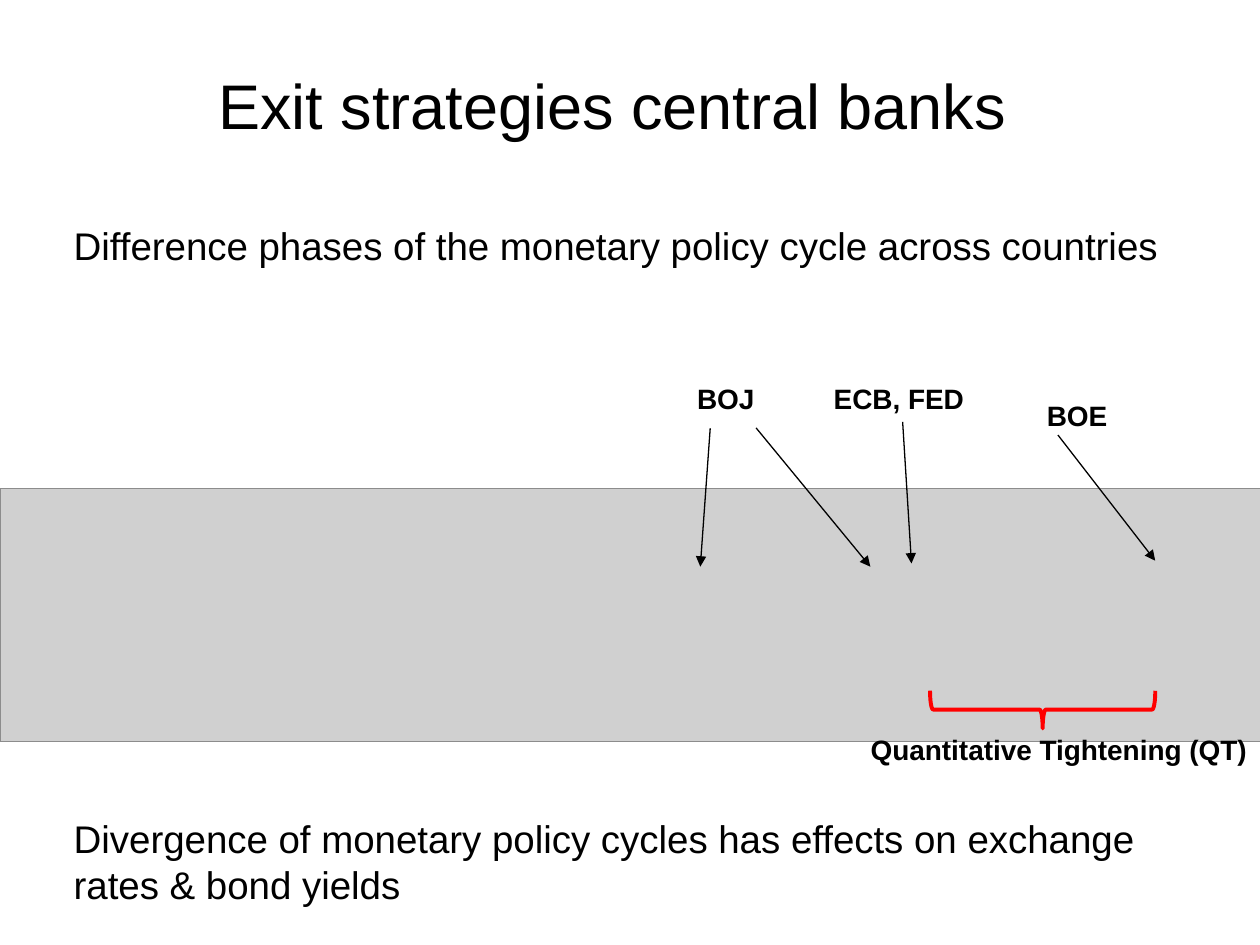
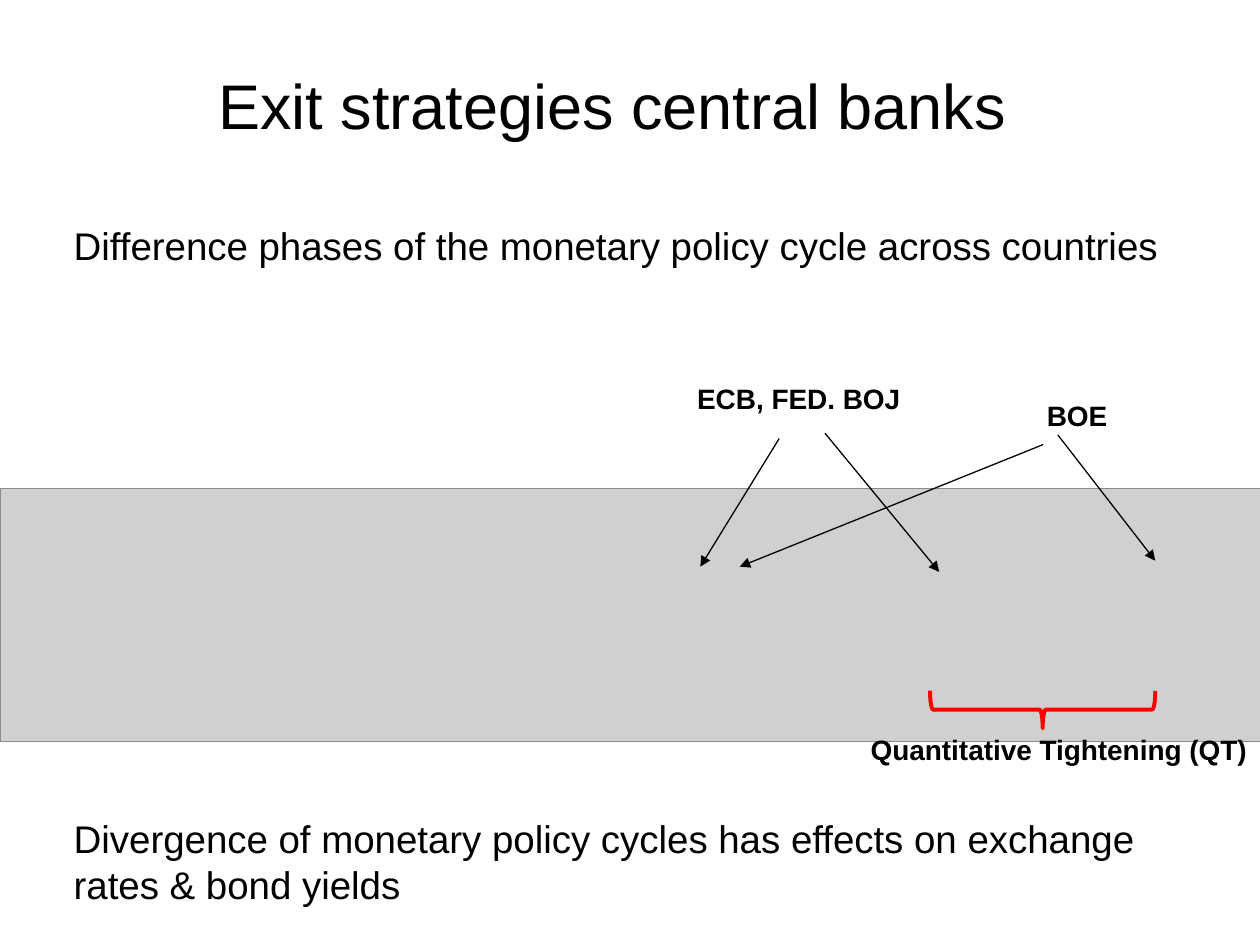
Before and after one commit to vandenEnd/VU, a slide deck: slide 26 of MIF_lecture_12_2027 V.pptx. Drawn at 1260x945 pixels with LibreOffice and Linux fonts; fonts in the diff are those of the drawing; grey boxes stand for pictures. Boxes give left, top, right and bottom in pixels: in the first picture for what was removed or moved away, otherwise in the second. Text is boxed around its words. In the diff, an @@ line names an element or a change of style, - is before the commit and + after.

```diff
--- a/MIF_lecture_12_2027 V.pptx
+++ b/MIF_lecture_12_2027 V.pptx
@@ text at [697, 389, 900, 414]: text changed @@
-BOJ
+ECB, FED. BOJ
@@ text removed at [834, 389, 964, 414] @@
-ECB, FED
@@ arrow moved from (711, 428) - (701, 567) to (779, 438) - (701, 567) @@
@@ arrow moved from (902, 422) - (911, 563) to (1043, 445) - (740, 567) @@
@@ arrow moved from (756, 428) - (871, 567) to (825, 433) - (939, 572) @@
```
Also in this commit, not shown: 8 other slides changed, 6 other files.
